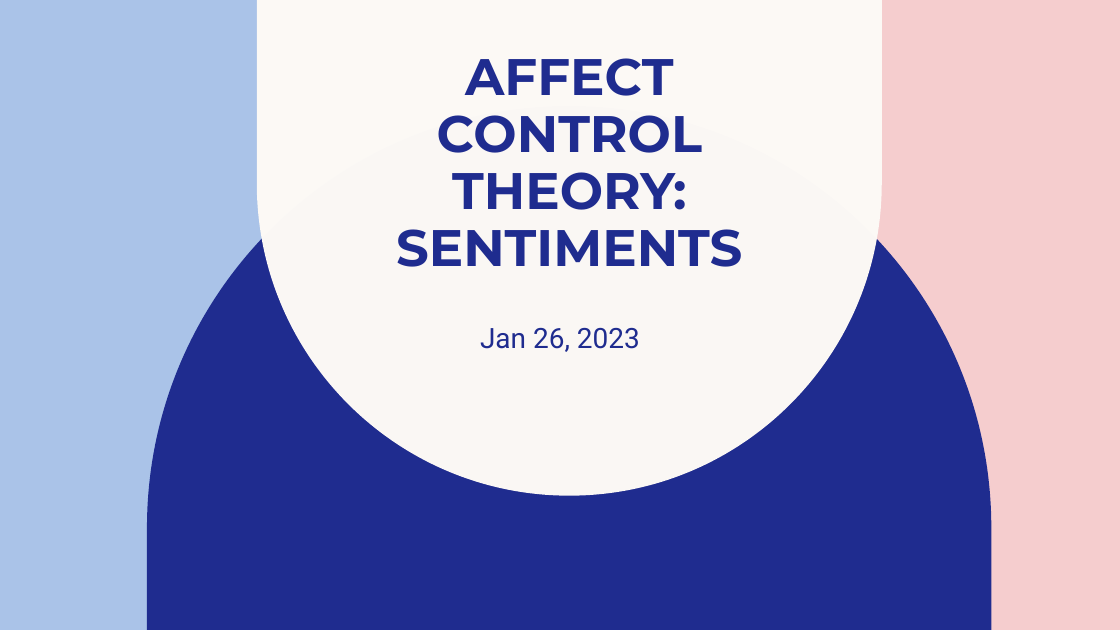
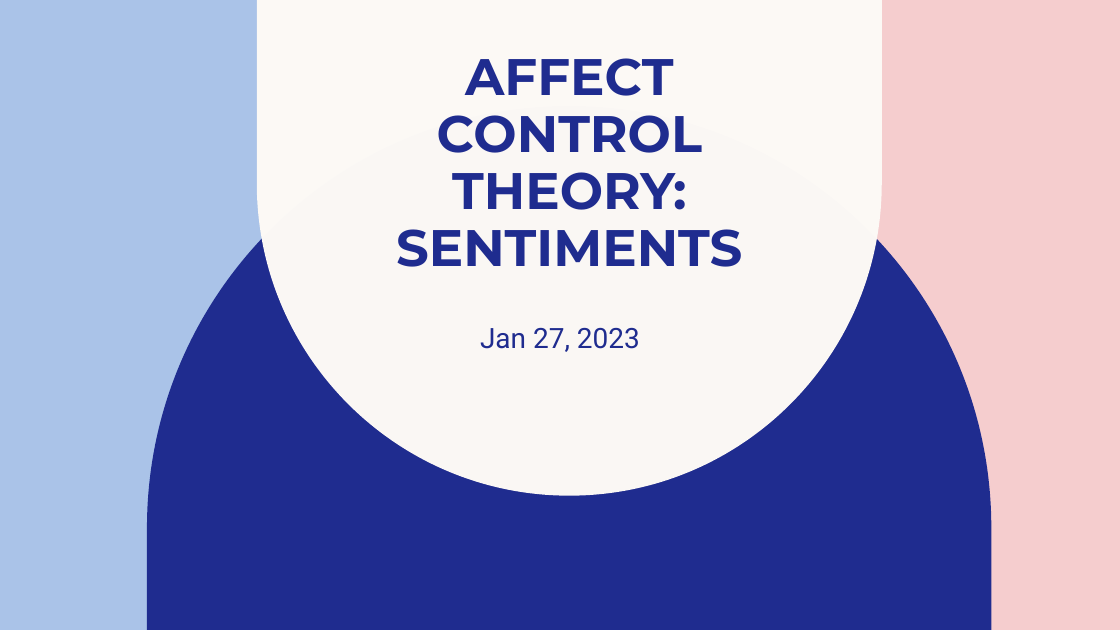
Before and after one commit to ekmaloney/soc490s, a slide deck: slide 1 of slides/jan_26.pptx. Drawn at 1120x630 pixels with LibreOffice and Linux fonts; fonts in the diff are those of the drawing. Boxes give left, top, right and bottom in pixels: in the first picture for what was removed or moved away, otherwise in the second. Text is boxed around its words. In the diff, an @@ line names an element or a change of style, - is before the commit and + after.

```diff
--- a/slides/jan_26.pptx
+++ b/slides/jan_26.pptx
@@ subtitle at bbox=[480, 328, 640, 352]: text changed @@
-Jan 26, 2023
+Jan 27, 2023
```
Also in this commit, not shown: 10 other slides changed, 2 slides added, 14 other files.
